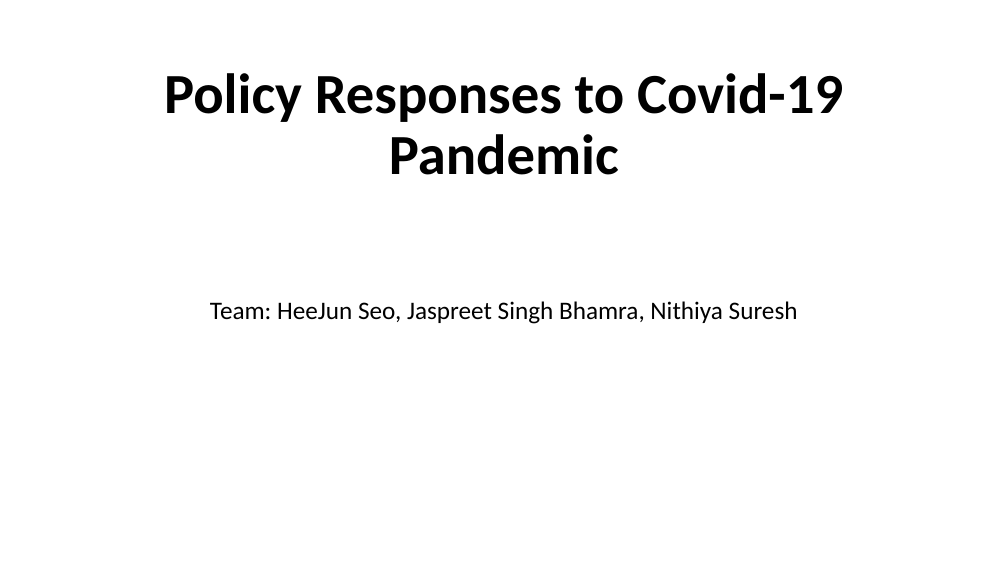
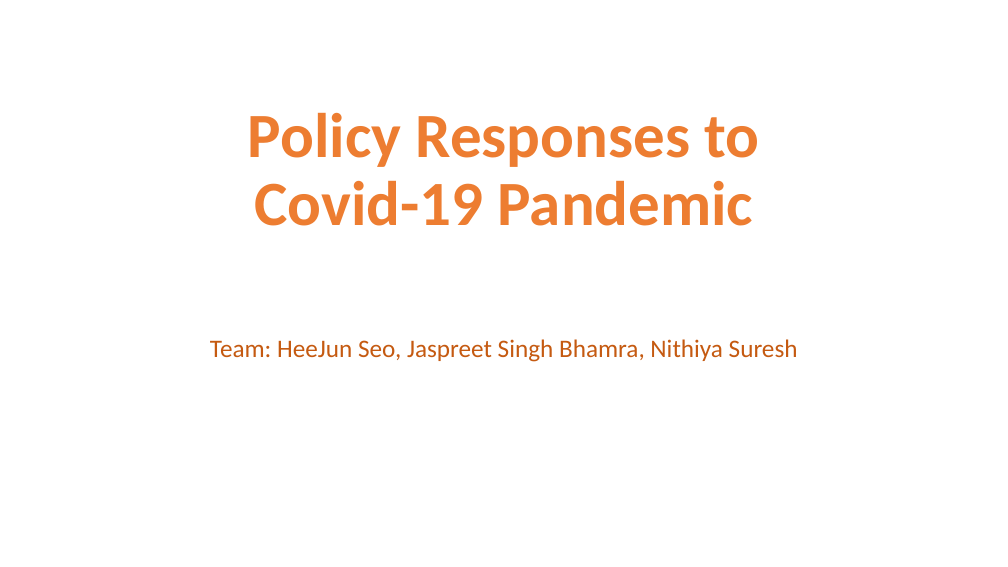
Before and after one commit to nithiyasuresh/Project-1-Covid-PolicyChangesAnalysis, a slide deck: slide 1 of Output/Policy_Changes.pptx. Drawn at 1008x567 pixels with LibreOffice and Linux fonts; fonts in the diff are those of the drawing. Boxes give left, top, right and bottom in pixels: in the first picture for what was removed or moved away, otherwise in the second. Text is boxed around its words. In the diff, an @@ line names an element or a change of style, - is before the commit and + after.

Commit message:
PPT

```diff
--- a/Output/Policy_Changes.pptx
+++ b/Output/Policy_Changes.pptx
@@ title "Policy Responses to Covid-19 Pandemic": place and size @@
-title "Policy Responses to Covid-19 Pandemic" at [164,73,843,175]
+title "Policy Responses to Covid-19 Pandemic" at [248,112,759,226]
@@ title "Policy Responses to Covid-19 Pandemic" at [248,112,759,226]: size 54 to 60 pt, text colour #000000 to #ED7D31 @@
@@ text "Team: HeeJun Seo, Jaspreet Singh ...": place and size @@
-text "Team: HeeJun Seo, Jaspreet Singh ..." at [210,301,798,324]
+text "Team: HeeJun Seo, Jaspreet Singh ..." at [210,339,798,362]
@@ text "Team: HeeJun Seo, Jaspreet Singh ..." at [210,339,798,362]: text colour #000000 to #C55A11 @@
```
Also in this commit, not shown: 9 other slides changed, 2 other files.
